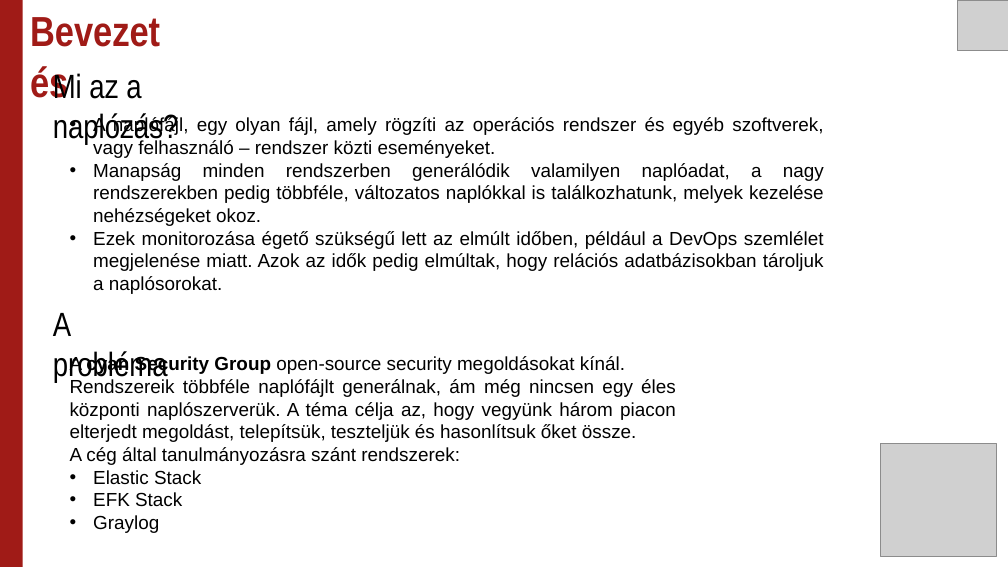
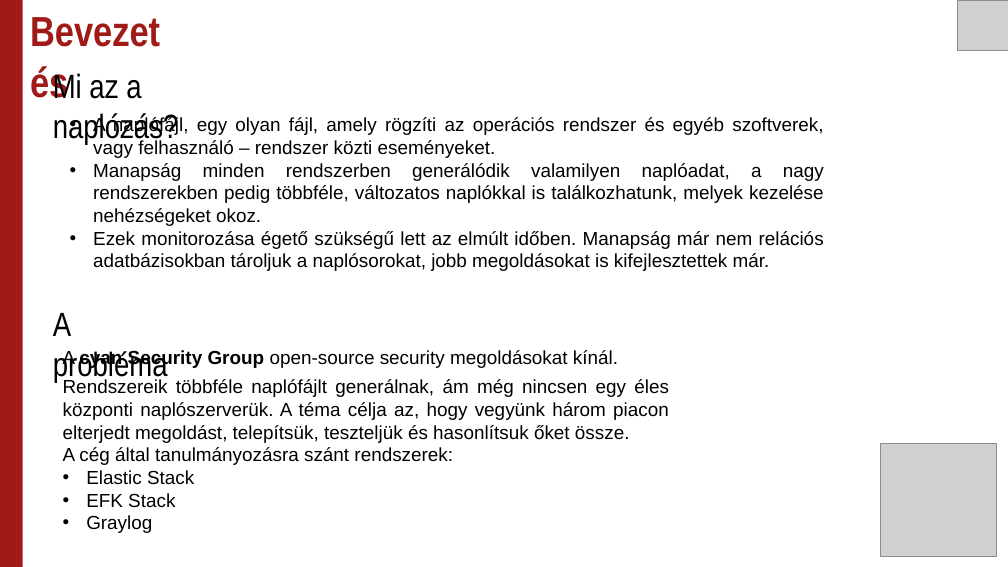
Before and after one commit to Uni-Sopron/temalabor-o21-I-NEW-Centralized-log-server, a slide deck: slide 2 of Témalabor - Centralized log server.pptx. Drawn at 1008x567 pixels with LibreOffice and Linux fonts; fonts in the diff are those of the drawing; grey boxes stand for pictures. Boxes give left, top, right and bottom in pixels: in the first picture for what was removed or moved away, otherwise in the second. Text is boxed around its words. In the diff, an @@ line names an element or a change of style, - is before the commit and + after.

```diff
--- a/Témalabor - Centralized log server.pptx
+++ b/Témalabor - Centralized log server.pptx
@@ text at bbox=[93, 231, 824, 271]: text changed @@
-• Ezek monitorozása égető szükségű lett az elmúlt időben, például a DevOps szemlélet megjelenése miatt. Azok az idők pedig elmúltak, hogy relációs adatbázisokban tároljuk a naplósorokat.
+• Ezek monitorozása égető szükségű lett az elmúlt időben. Manapság már nem relációs adatbázisokban tároljuk a naplósorokat, jobb megoldásokat is kifejlesztettek már.
@@ text "A cyan Security Group open-source ...": place and size @@
-text "A cyan Security Group open-source ..." at bbox=[70, 356, 676, 533]
+text "A cyan Security Group open-source ..." at bbox=[63, 350, 669, 533]
@@ text at bbox=[63, 350, 618, 369]: more space between paragraphs @@
```
Also in this commit, not shown: 6 other slides changed, 1 slide added.
